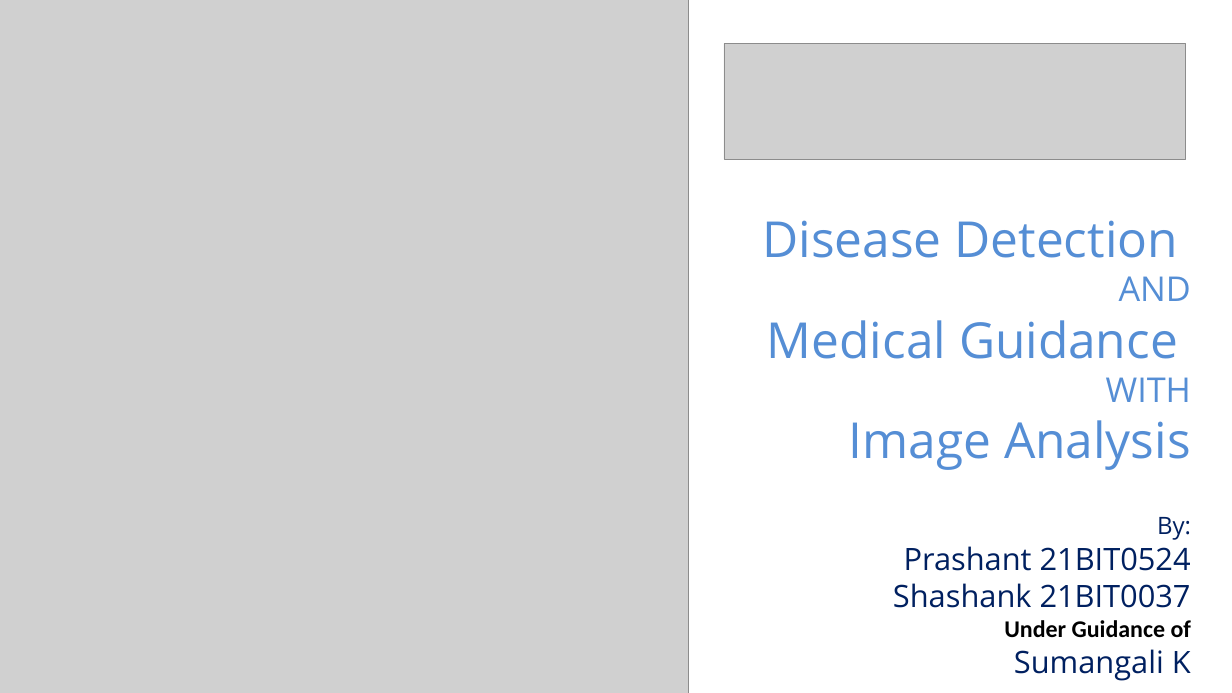
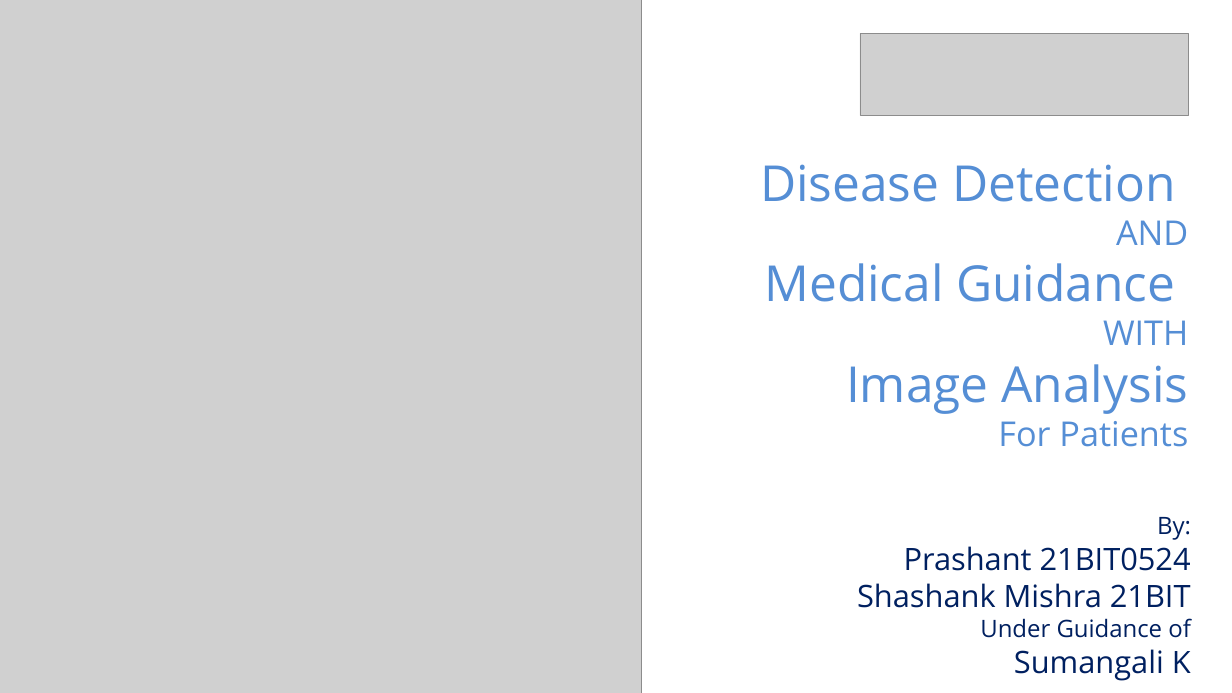
Before and after one commit to prashantzzz/cureAI, a slide deck: slide 1 of CUREAI.pptx. Drawn at 1232x693 pixels with LibreOffice and Linux fonts; fonts in the diff are those of the drawing; grey boxes stand for pictures. Boxes give left, top, right and bottom in pixels: in the first picture for what was removed or moved away, otherwise in the second. Text is boxed around its words. In the diff, an @@ line names an element or a change of style, - is before the commit and + after.

```diff
--- a/CUREAI.pptx
+++ b/CUREAI.pptx
@@ picture: place and size @@
-picture at [0,0,688,693]
+picture at [0,0,642,693]
@@ picture: place and size @@
-picture at [724,44,1186,160]
+picture at [860,33,1188,115]
@@ text "Disease Detection": place and size @@
-text "Disease Detection" at [763,220,1191,470]
+text "Disease Detection" at [760,164,1189,447]
@@ text at [998,421,1188,447]: paragraph added @@
+For Patients
@@ text at [857,583,1191,608]: text changed @@
-Shashank 21BIT0037
+Shashank Mishra 21BIT
@@ text at [980,618,1191,638]: font Calibri to Open Sans, text colour #000000 to #002060, bold off in "Under Guidance of" @@
```
Also in this commit, not shown: 4 other slides changed, 7 slides added, 1 slide removed, 3 other files.
